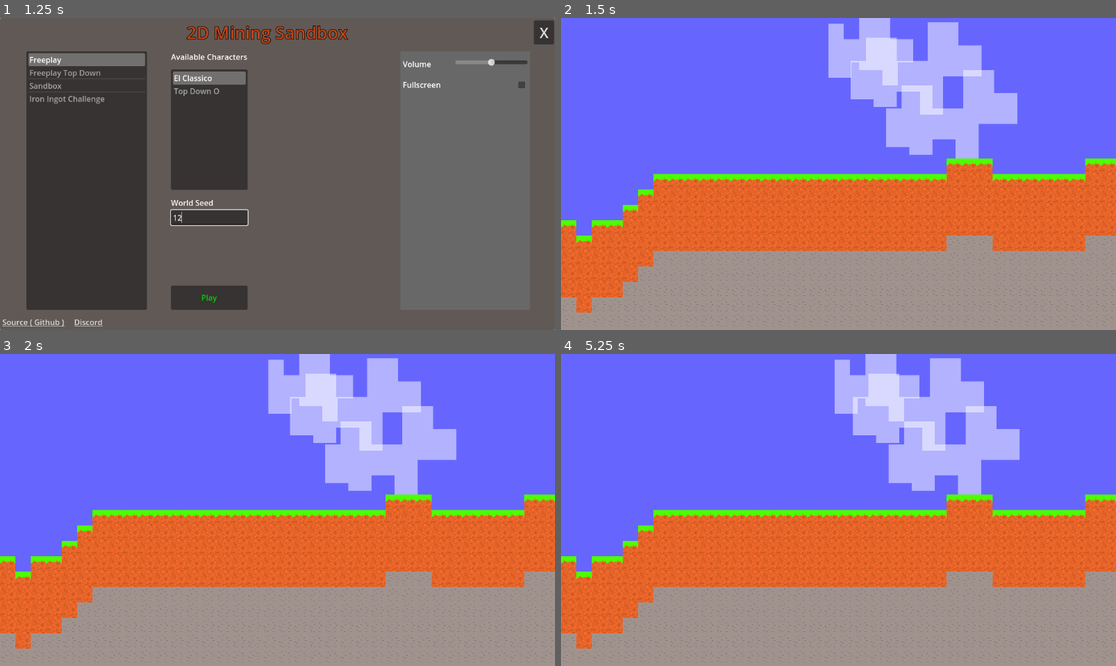
Above: before the commit, frames 1-4 (two rows, left to right).
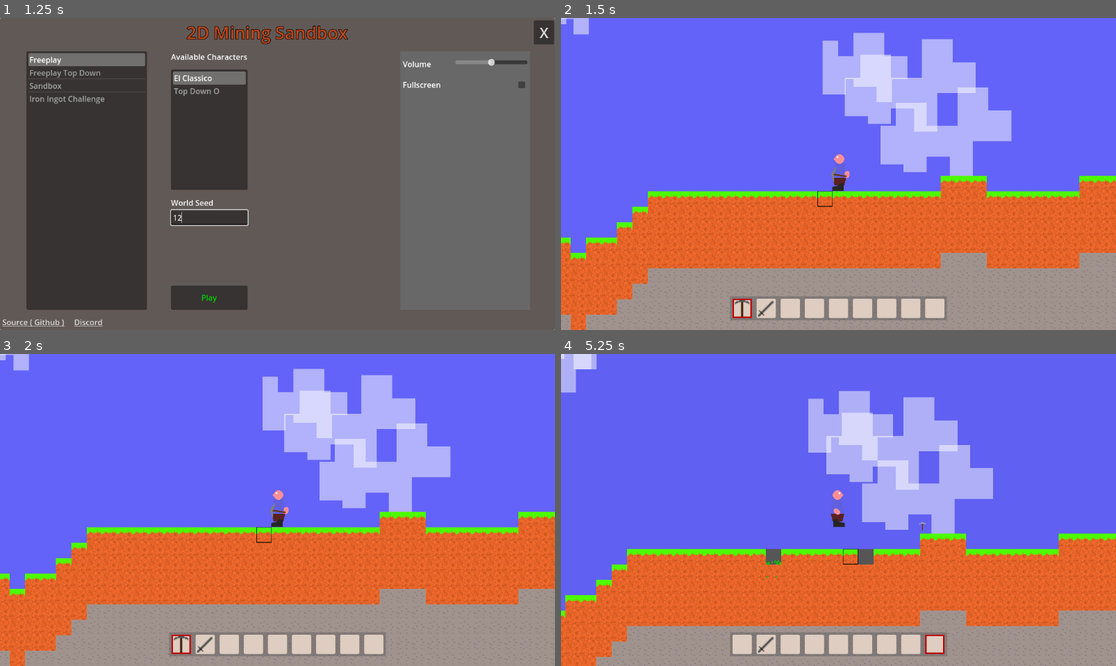
Above: after the commit, the same moments.

Repository: IacovlevMaxim/tm4
Game: Godot game, scene res://game/startup.tscn
The game is run twice, just before and just after one commit, with the same random seed, the same clock (stepped at 60 frames per second) and the same inputs. The engine's default icon, where the game draws it, is replaced by a stand-in: a white triangle on a blue panel in a dark square.
Inputs (mouse positions are in pixels of both pictures, inside the frame that each line leads up to):
- Up to frame 1 (1.25 s): click (210, 217) at 0.52 s; type "12" at 0.6 s
- Up to frame 2 (1.5 s): click "Play" at 1.25 s
- Up to frame 3 (2 s): no input
- Up to frame 4 (5.25 s): tap Enter at 2 s; move the mouse to (960, 494) at 2.02 s; hold D (right) 2.03-2.75 s; click (960, 494) at 2.1 s; tap Space (jump) at 2.27, 5 s; drag from (727, 525) to (810, 572) at 2.77 s; move the mouse to (894, 441) at 3.52 s; hold A (left) 3.53-4.25 s; tap X (drop_item) at 3.6 s; drag from (810, 572) to (672, 463) at 4.27 s; move the mouse to (1005, 556) at 5.02 s; hold D (right) from 5.03 s (still down); tap Q (previous_hotbar_item) at 5.1 s

Frame 1 is identical in both runs. In frame 2, 24% of the frame differs, in the area x 0-100%, y 0-100%; in frame 3, 24%; in frame 4, 40%.
Error before the commit: Parse Error: Used space character for indentation instead of tab as used before in the file. (res://game/world/components/mob)

Commit message:
Fixed ghost sprite and pathfinding

Diff:
--- a/game/block entities/furnace/furnace.tscn
+++ b/game/block entities/furnace/furnace.tscn
@@ -9,16 +9,12 @@
 [ext_resource type="PackedScene" uid="uid://bdy43ueb6q1kq" path="res://game/components/damage system/health_component.tscn" id="7_folhb"]
 
 [node name="Furnace" instance=ExtResource("1_vbgah")]
-collision_layer = 128
 script = ExtResource("2_i6m4i")
 default_texture = ExtResource("3_uaepq")
 working_texture = ExtResource("4_7nije")
 
 [node name="Sprite2D" parent="." index="0"]
 texture = ExtResource("3_uaepq")
-
-[node name="CollisionShape2D" parent="." index="1"]
-disabled = false
 
 [node name="Interaction Target" type="Area2D" parent="." index="2"]
 collision_layer = 16
--- a/game/mobs/bat/bat.tscn
+++ b/game/mobs/bat/bat.tscn
@@ -152,7 +152,7 @@
 
 [node name="AnimationPlayer" type="AnimationPlayer" parent="." index="6"]
 libraries = {
-"": SubResource("AnimationLibrary_osqsp")
+&"": SubResource("AnimationLibrary_osqsp")
 }
 
 [node name="Movement Detection" type="Area2D" parent="." index="7"]
--- a/game/mobs/ghost/ghost.tscn
+++ b/game/mobs/ghost/ghost.tscn
@@ -1,29 +1,25 @@
-[gd_scene load_steps=5 format=3 uid="uid://dxyzabcdef123"]
+[gd_scene load_steps=6 format=3 uid="uid://dxy0abcdef123"]
 
-[ext_resource type="Script" path="res://game/mobs/ghost/ghost.gd" id="1_z3k4b"]
+[ext_resource type="Script" uid="uid://c8dbqjj514koj" path="res://game/mobs/ghost/ghost.gd" id="1_z3k4b"]
 [ext_resource type="PackedScene" uid="uid://d3r0rply8mfj" path="res://game/components/damage system/hurtbox.tscn" id="2_h5m3n"]
 [ext_resource type="PackedScene" uid="uid://bdy43ueb6q1kq" path="res://game/components/damage system/health_component.tscn" id="3_t4k5l"]
+[ext_resource type="Texture2D" uid="uid://co0sm3aayo7no" path="res://game/mobs/ghost/ghost.png" id="4_xau03"]
 
-[sub_resource type="CapsuleShape2D" id="CapsuleShape2D_a1b2c"]
-radius = 15.0
-height = 60.0
+[sub_resource type="CapsuleShape2D" id="CapsuleShape2D_oy2u1"]
 
 [node name="ghost" type="CharacterBody2D"]
 collision_layer = 4
 collision_mask = 135
-script = ExtResource("1_z3k4b")]
+script = ExtResource("1_z3k4b")
 
 [node name="CollisionShape2D" type="CollisionShape2D" parent="."]
-shape = SubResource("CapsuleShape2D_a1b2c")
+shape = SubResource("CapsuleShape2D_oy2u1")
 
 [node name="HealthComponent" parent="." instance=ExtResource("3_t4k5l")]
 max_hitpoints = 30
 
 [node name="Hurt Box" parent="." node_paths=PackedStringArray("health_component") instance=ExtResource("2_h5m3n")]
 health_component = NodePath("../HealthComponent")
-
-[node name="CollisionShape2D" parent="Hurt Box" index="0"]
-shape = SubResource("CapsuleShape2D_a1b2c")
 
 [node name="Visual" type="Node2D" parent="."]
 
@@ -35,5 +31,9 @@
 wait_time = 1.5
 one_shot = true
 
+[node name="Sprite2D" type="Sprite2D" parent="."]
+scale = Vector2(0.31, 0.31)
+texture = ExtResource("4_xau03")
+
 [connection signal="timeout" from="PathUpdateTimer" to="." method="_on_path_update_timer_timeout"]
 [connection signal="timeout" from="AttackTimer" to="." method="_on_attack_timer_timeout"]
--- a/game/player/characters/El Classico/el_classico.tscn
+++ b/game/player/characters/El Classico/el_classico.tscn
@@ -396,12 +396,12 @@
 
 [node name="AnimationPlayer Hand" type="AnimationPlayer" parent="." index="6"]
 libraries = {
-"": SubResource("AnimationLibrary_qvefq")
+&"": SubResource("AnimationLibrary_qvefq")
 }
 
 [node name="AnimationPlayer Feet" type="AnimationPlayer" parent="." index="7"]
 libraries = {
-"": SubResource("AnimationLibrary_ve3ko")
+&"": SubResource("AnimationLibrary_ve3ko")
 }
 
 [node name="Debug Component" parent="." index="8"]
--- a/game/world/components/mob spawner/mob_spawner.gd
+++ b/game/world/components/mob spawner/mob_spawner.gd
@@ -10,37 +10,37 @@
 
 
 func _on_timer_timeout():
-    if not enabled: return
+	if not enabled: return
 
-    var tile: Vector2i
+	var tile: Vector2i
 
 
-    var player_pos = Global.game.player.get_tile_pos()
+	var player_pos = Global.game.player.get_tile_pos()
 
-    var spawn_range = 30
+	var spawn_range = 30
 
-    tile = Vector2i(
-        player_pos.x + randi_range(-spawn_range, spawn_range),
-        player_pos.y + randi_range(-spawn_range, spawn_range)
-    )
+	tile = Vector2i(
+		player_pos.x + randi_range(-spawn_range, spawn_range),
+		player_pos.y + randi_range(-spawn_range, spawn_range)
+	)
 
-    var mob_def: MobDefinition = DataManager.mobs.pick_random()
-    var spawner: MobSpawnerDefinition = mob_def.spawner
+	var mob_def: MobDefinition = DataManager.mobs.pick_random()
+	var spawner: MobSpawnerDefinition = mob_def.spawner
 
-    if spawner and spawner.can_spawn(tile, world):
-        var other_mob: BaseMob = get_world().get_closest_mob(tile)
-        if other_mob:
-            var dist: float = other_mob.distance_to_tile(tile)
-            if dist < spawner.min_distance_to_other:
-                return
-            elif other_mob.type == mob_def and dist < spawner.min_distance_to_same:
-                return
+	if spawner and spawner.can_spawn(tile, world):
+		var other_mob: BaseMob = get_world().get_closest_mob(tile)
+		if other_mob:
+			var dist: float = other_mob.distance_to_tile(tile)
+			if dist < spawner.min_distance_to_other:
+				return
+			elif other_mob.type == mob_def and dist < spawner.min_distance_to_same:
+				return
 
-            other_mob = get_world().get_closest_mob(tile, mob_def)
-            if dist < spawner.min_distance_to_same:
-                return
+			other_mob = get_world().get_closest_mob(tile, mob_def)
+			if dist < spawner.min_distance_to_same:
+				return
 
-        world.spawn_mob(mob_def, tile)
+		world.spawn_mob(mob_def, tile)
 
 
 func get_world()-> World:
Not shown, added: game/mobs/ghost/ghost.gd.uid
Binary file added: game/mobs/ghost/ghost.png
Not shown, added: game/mobs/ghost/ghost.png.import
